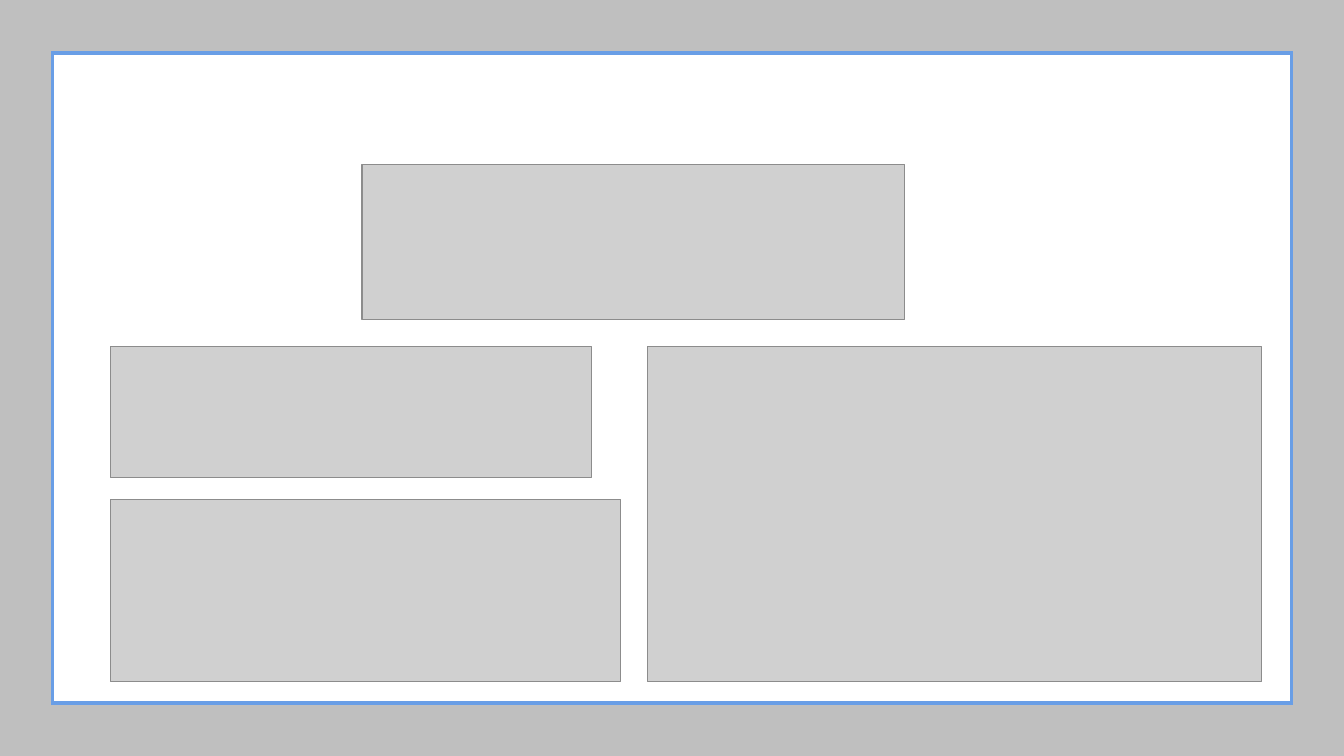
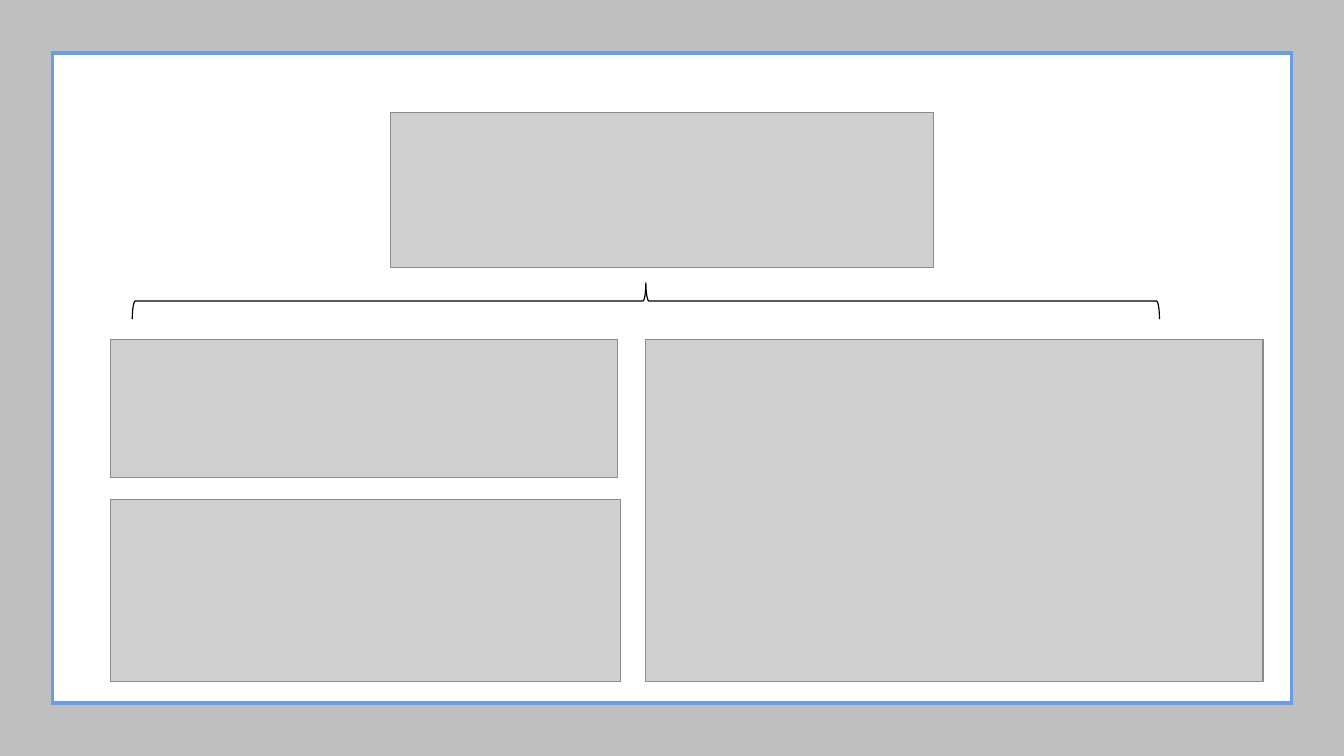
Before and after one commit to IriEfremova/LessonsCube, a slide deck: slide 8 of Samsung/Lesson8/ArraysPracticum.pptx (slide 7 before the commit). Drawn at 1344x756 pixels with LibreOffice and Linux fonts; fonts in the diff are those of the drawing; grey boxes stand for pictures. Boxes give left, top, right and bottom in pixels: in the first picture for what was removed or moved away, otherwise in the second. Text is boxed around its words. In the diff, an @@ line names an element or a change of style, - is before the commit and + after.

```diff
--- a/Samsung/Lesson8/ArraysPracticum.pptx
+++ b/Samsung/Lesson8/ArraysPracticum.pptx
@@ picture: place and size @@
-picture at [362,164,905,320]
+picture at [390,113,934,268]
@@ left brace added at [133,283,1160,319], outline #000000 0.85 pt @@
@@ picture: place and size @@
-picture at [111,347,592,479]
+picture at [111,340,618,479]
@@ picture: place and size @@
-picture at [647,347,1262,683]
+picture at [646,340,1263,683]
```
Also in this commit, not shown: 7 slides added, 17 slides removed, 5 other files.
